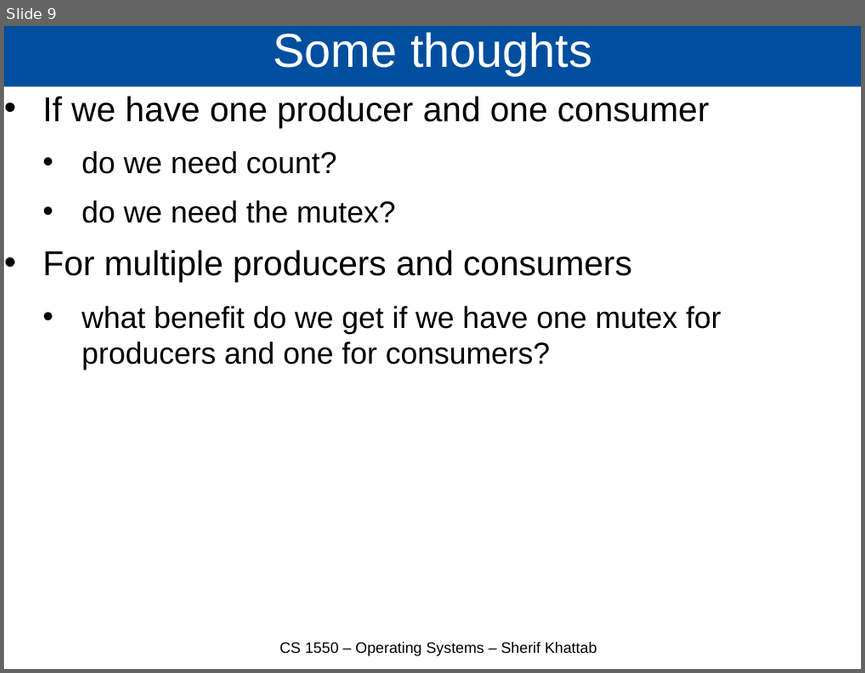
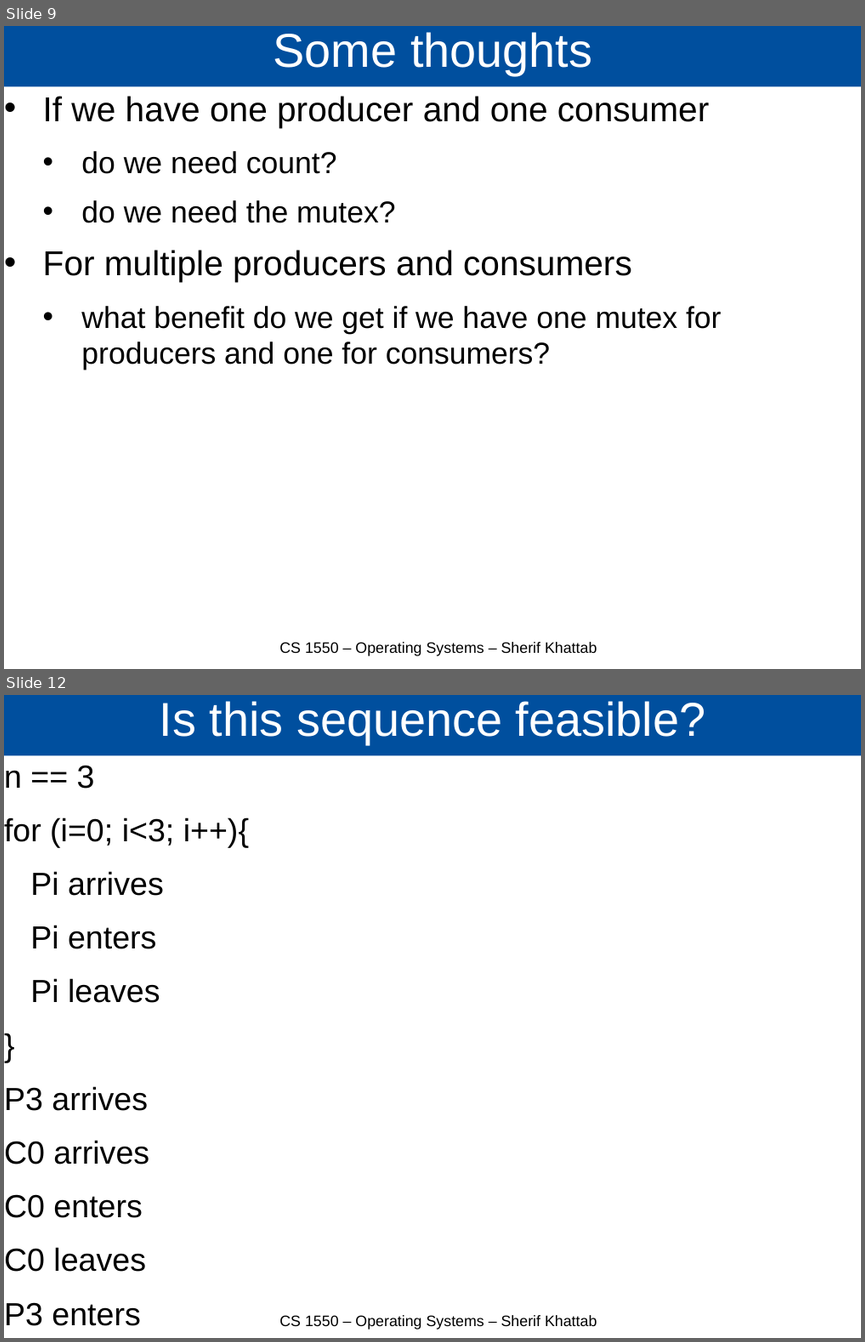
Before and after one commit to cs1550-2224/cs1550-code-handouts, a slide deck: DraftSlides/Lecture7.pptx. Shown one above the other, each under a label of ours: slide 9 before the commit, slides 9 and 12 after it; the slides between them are not shown. The pictures are 865x673 and 865x1342 pixels, drawn with LibreOffice and Linux fonts; fonts in the diff are those of the drawing. Boxes give left, top, right and bottom in pixels: in the first picture for what was removed or moved away, otherwise in the second. Text is boxed around its words. In the diff, an @@ line names an element or a change of style, - is before the commit and + after.

```diff
--- a/DraftSlides/Lecture7.pptx
+++ b/DraftSlides/Lecture7.pptx
@@ slide 12 added at box(4, 695, 861, 1338), background #FFFFFF @@
@@ title added at box(4, 695, 861, 756), fill #004F9E, 44 pt, text #FFFFFF @@
+Is this sequence feasible?
@@ text added at box(4, 765, 249, 1326), 29.6 pt, text #000000 @@
+n == 3
+for (i=0; i<3; i++){
+Pi arrives
+Pi enters
+Pi leaves
+}
+P3 arrives
+C0 arrives
+C0 enters
+C0 leaves
+P3 enters
+P3 leaves
@@ text added at box(279, 1315, 596, 1329), 14 pt, text #000000 @@
+CS 1550 – Operating Systems – Sherif Khattab
```
Also in this commit, not shown: 1 slide changed, 2 other slides added.
